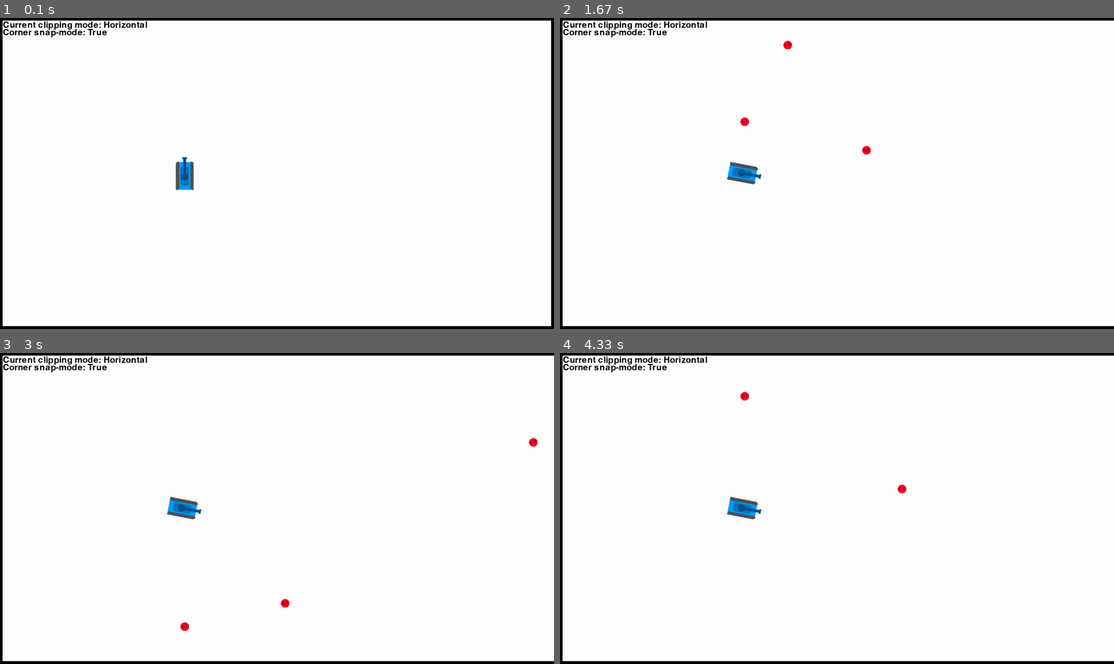
Above: before the commit, frames 1-4 (two rows, left to right).
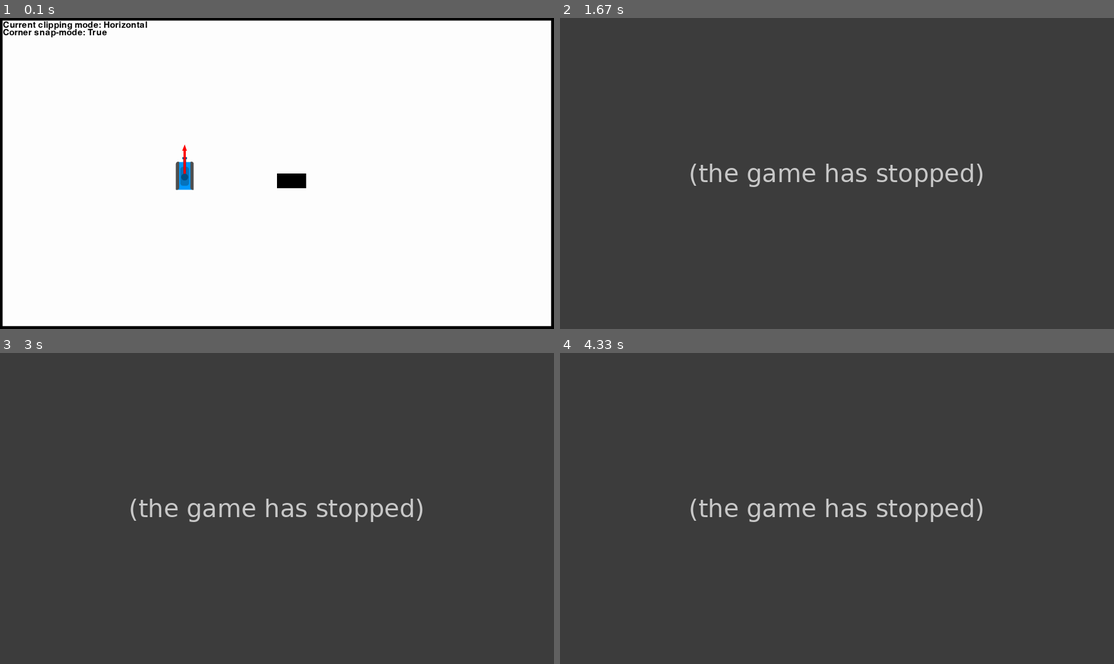
Above: after the commit, the same moments.

Repository: hoischreck/tankClash
Game: pygame game, started from main.py
Same seed, same stepped clock (60 frames per second), same inputs: the game is played once before the commit and once after it.
Inputs (mouse positions are in pixels of both pictures, inside the frame that each line leads up to):
- Up to frame 1 (0.1 s): no input
- Up to frame 2 (1.67 s): tap Space at 0.33, 0.73, 1.03 s; hold D 0.67-1.13 s; move the mouse to (1014, 164) at 0.7 s; tap Z at 0.82 s
- Up to frame 3 (3 s): no input
- Up to frame 4 (4.33 s): no input

The runs differ from the first frame. In frame 1, 0.3% of the frame differs, in the area x 32-56%, y 40-55%; in frame 2, 100%, in the area x 0-100%, y 0-100%; in frame 3, 100%; in frame 4, 100%.
Error after the commit: AttributeError: 'Wall' object has no attribute 'norm' (map.py line 79); the game stopped at 1.08 s (later frames are placeholders)

Commit message:
progress on Line2DPolygon class

Diff:
--- /dev/null
+++ b/PygameCollection/graphics.py
@@ -0,0 +1,75 @@
+import pygame
+
+from PygameCollection.math import Vector2D, Matrix2D
+
+#todo: review, check if file systematic is sensible
+#Linear vector art allows create polygons, by following a path of vectors
+class LinearVecArt2D:
+	# takes a list of 2D-Vectors describing a path, which will be computed into points
+	def __init__(self,
+				 pos: Vector2D,
+				 pathVectors,
+				 posOffset: Vector2D=Vector2D(0, 0),
+				 rotOffset = 0,
+				 closed=True, closeOrigin=True, autoClose=False
+				 ):
+		self.pos = pos #point of reference (moves the origin)
+		self.vectors = [[v] for v in pathVectors]
+		self.pOffset = posOffset # will apply a given offset to all points (useful when centering for example)
+		self.rOffset = rotOffset # describes vector-art-axis rotation from x axis
+		self.closed = closed # if closed, last point must end at start
+		self.closeOrigin = closeOrigin # if False, first vector thus second point is used as closing point
+		self.autoClose = autoClose # depending on close mode, if last point invalid, point is added automatically
+		self._points = self._calcPoints()
+
+	def _calcPoints(self, rot=0):
+		p = list()
+		# apply rotation
+		if rot != 0:
+			m = Matrix2D.fromRotation(self.rOffset - rot)  # todo: why is this argument correct??? why not vector.toRadiant()-offset
+			for i, v in enumerate(self.vectors):
+				self.vectors[i] = [Vector2D.fromMatrixVecMul(v[0], m)]
+
+		# calculate points based on path described by vectors
+		for i, v in enumerate(self.vectors):
+			pos = self.pos + v[0] if i == 0 else self.vectors[i-1][1] + v[0]
+			self.vectors[i].append(pos)
+		for v in self.vectors:
+			v[1] = v[1] + self.pOffset
+			p.append(v[1])
+
+		if not self.closeOrigin:
+			del p[0]
+
+		if self.closed:
+			if self.closeOrigin:
+				if  Vector2D.asRounded(self.pos+self.pOffset) != Vector2D.asRounded(p[-1]): # rounding is needed for rotations
+					if not self.autoClose:
+						# todo: test this
+						raise InvalidLVA("Last point must equal first point (origin)")
+			else:
+				if p[1] != p[-1]:
+					if self.autoClose:
+						# todo: test this
+						raise InvalidLVA("Last point must equal second point")
+		return p
+
+	def getPoints(self):
+		return [v.toTuple() for v in self._points] # todo: decide on convention
+
+	# convenience method
+	def getPointsV2D(self):
+		return self._points
+
+	def rotate(self, rotation):
+		self._points = self._calcPoints(rotation)
+
+	# convenience method
+	@classmethod
+	def draw(cls, lva, surface, color=(255, 0, 0)):
+		pygame.draw.polygon(surface, color, lva.getPoints())
+
+
+class InvalidLVA(Exception):
+	def __init__(self, msg="Invalid Linear Vector Art"):
+		super().__init__(msg)
--- a/PygameCollection/math.py
+++ b/PygameCollection/math.py
@@ -106,6 +106,11 @@
 		return Vector2D(*iterable, dtype=dtype)
 
 	@classmethod
+	def fromIterables(cls, *iterables, dtype=np.double):
+		assert all(len(i) == 2 for i in iterables)
+		return [Vector2D(*i, dtype=dtype) for i in iterables]
+
+	@classmethod
 	def fromRadiant(cls, radiant, dtype=np.double):
 		return Vector2D(cos(radiant), sin(radiant), dtype=dtype)
 
@@ -121,6 +126,10 @@
 	@classmethod
 	def asCounterVector(cls, v):
 		return Vector2D(v.x*-1, v.y*-1)
+
+	@classmethod
+	def asRounded(cls, v, digits=0):
+		return Vector2D(round(v.x, digits), round(v.y, digits))
 
 	@classmethod
 	def getNormVec(cls, v):
@@ -155,7 +164,7 @@
 	# v1 is supposed to become collinear to v2
 	@classmethod
 	def fromCollinearity(cls, v1, v2):
-		return v2*v1.magnitude()
+		return Vector2D.asUnitVector(v2)*v1.magnitude()
 
 	@classmethod
 	def fromMatrixVecMul(cls, v1, matrix):
--- a/PygameCollection/utils.py
+++ b/PygameCollection/utils.py
@@ -28,7 +28,7 @@
 # class linearVectorArt:
 #     pass
 
-# todo: implement correctly -> generalize drawing arrows
+# todo: implement correctly -> generalize drawing arrows (see LinearVecArt2D-class)
 def showVector(screen, vector: Vector2D, x, y, length=100, lineWidth=7, headLength=20, headWidth=14, scale=True):
     pos = Vector2D(x, y)
     vectors = list()
@@ -47,9 +47,9 @@
     vectors.append([Vector2D(headWidth//2-lineWidth//2, 0)])
     vectors.append([Vector2D(-headWidth//2, headLength)])
 
+    offset = pi / 2  # based on the fact, that the arrow is drawn facing "downwards"
+    m = Matrix2D.fromRotation(offset - vector.toRadiant())  # todo: why is this argument correct??? why not vector.toRadiant()-offset
     for i, v in enumerate(vectors):
-        offset = pi/2 # based on the fact, that the arrow is drawn facing "downwards"
-        m = Matrix2D.fromRotation(offset-vector.toRadiant()) #todo: why is this argument correct??? why not vector.toRadiant()-offset
         vectors[i] = [Vector2D.fromMatrixVecMul(vectors[i][0], m)]
 
     for i, v in enumerate(vectors):
@@ -59,7 +59,7 @@
             vectors[i].append(vectors[i-1][1]+vectors[i-1][0])
 
         points.append(v[1].toTuple())
-    points.append((vectors[1][1]).toTuple())
+    del points[0]
 
     pygame.draw.polygon(screen, (255, 0, 0), points)
 
--- a/map.py
+++ b/map.py
@@ -1,11 +1,47 @@
 import csv
 from math import pi
 
-from PygameCollection.math import Vector2D, Point2D
+from PygameCollection.graphics import LinearVecArt2D
+from PygameCollection.math import Vector2D, Point2D, Line2D
 from PygameCollection.gameObjects import GraphicalObj
+from PygameCollection.graphics import LinearVecArt2D
 import pygame
 
-class Wall(GraphicalObj):
+# Used to create polygons made up of "Line2D" instances (e.g. used in collision detection and handling)
+class Line2DPolygon(GraphicalObj):
+	def __init__(self, game, color=(0, 0, 0, 255), lines=None):
+		super().__init__(game)
+		self.lines = [] if lines is None else lines
+		assert all(isinstance(l, Line2D) for l in self.lines)
+		self.color = color
+
+	def addLinePt(self, start, end):
+		self.lines.append(Line2D(*Vector2D.fromIterables(start, end)))
+
+	def addLineVec(self, start, end):
+		self.lines.append(Line2D(start, end))
+
+	def draw(self, surface=None):
+		if len(self.lines) == 0:
+			return
+		s = self.screen if surface is None else surface
+		pygame.draw.polygon(s, self.color, self.linesToCoordinates())
+
+	def linesToCoordinates(self):
+		return [pos.toTuple() for line in self.lines for pos in (line.start, line.end)]
+
+	@classmethod
+	def fromLinearVecArt(cls, game, lva: LinearVecArt2D):
+		l2dPolygon = Line2DPolygon(game)
+		points = lva.getPointsV2D()
+		for i, p in enumerate(points):
+			if i < len(points)-1:
+				l2dPolygon.addLineVec(p, points[i+1])
+			else:
+				l2dPolygon.addLineVec(p, points[0])
+		return l2dPolygon
+
+class Wall(Line2DPolygon):
 	#todo: use
 	STANDARD_WIDTH = 10
 
@@ -15,8 +51,14 @@
 		self.end = Vector2D.fromIterable(end)
 		self.color = (0, 0, 0)
 		self.width = 10
-		self.norm = Vector2D.getNormVec(self.start-self.end)
+		#self.norm = Vector2D.getNormVec(self.start-self.end)
 		self.color = (0, 0, 0, 255)
+
+		self.polygon = self._buildPolygon()
+
+	# polygon is build once instead of every draw call to save computation time
+	def _buildPolygon(self):
+		pass
 
 	# todo: change into polygons? -> made up of walls
 	# todo: add small circles to the end of a wall to make them look "cleaner"
--- a/tankGame.py
+++ b/tankGame.py
@@ -14,6 +14,8 @@
 
 from ammo import Ammunition, AmmoType
 from map import Wall, TankMap
+
+#todo: finish controller
 
 class Player:
 	def __init__(self, name, id, game):
--- a/tankGameMapEditor.py
+++ b/tankGameMapEditor.py
@@ -4,9 +4,10 @@
 from PygameCollection.math import Vector2D, rad2deg
 from PygameCollection.game import KeyType
 from PygameCollection.utils import loadConvFacScaledImg, loadConvScaledImg, showVecDirSprite, showVector
+from PygameCollection.graphics import LinearVecArt2D
 
 from ammo import AmmoType
-from map import Wall, TankMap
+from map import Wall, TankMap, Line2DPolygon
 
 from tankGame import TankClash, Tank, Player
 
@@ -62,13 +63,25 @@
 
 		self.drawingQueue.append(p1.tank)
 
+		self.p = Line2DPolygon.fromLinearVecArt(self, LinearVecArt2D(
+			pos=Vector2D(self.w//2, self.h//2),
+			pathVectors=[
+				Vector2D(100, 0),
+				Vector2D(0, 50),
+				Vector2D(-100, 0),
+				Vector2D(0, -50)
+			]
+		))
+
 	def loop(self):
+		self.p.draw()
+
 		for k in self.controls:
 			if self.key.heldDown(k, KeyType.STRING):
 				self.controls[k]()
 		# snap courser to closest wall point
 		#if self.key.heldDown(pygame.K_LSHIFT) and self.key.keyDown(pygame.K_s) and self.startPoint is None:
-
+		showVecDirSprite(list(self.players)[0].tank)
 		# apply snapping mode
 		if self.mouse.heldDown(3):
 			# if start point was already set
